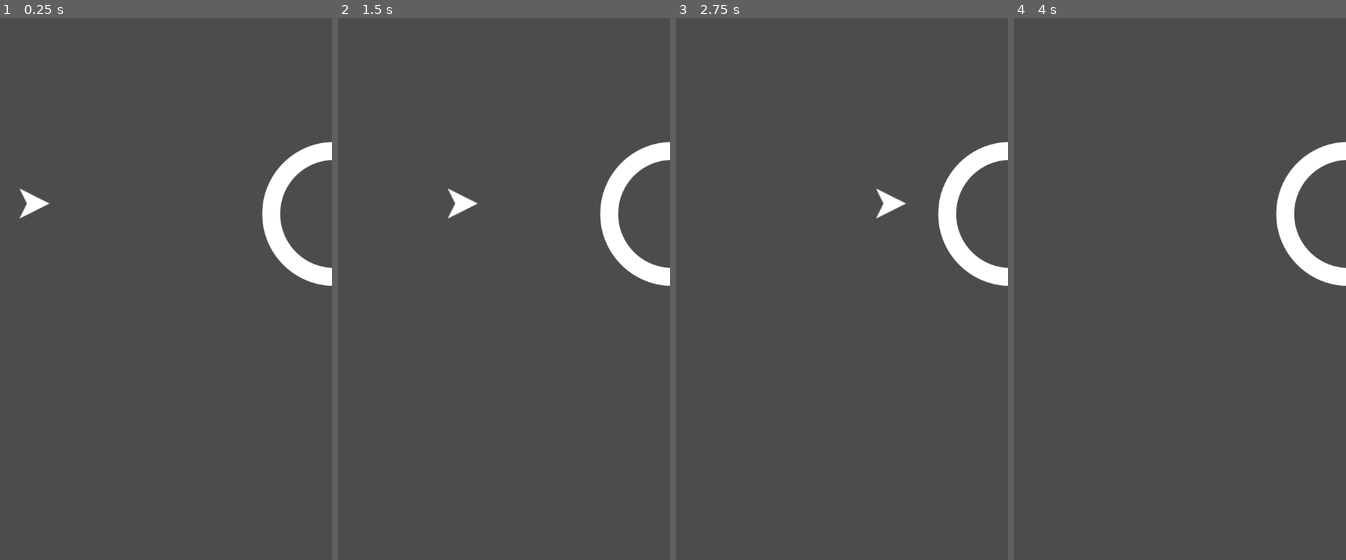
Above: before the commit, frames 1-4 (left to right).
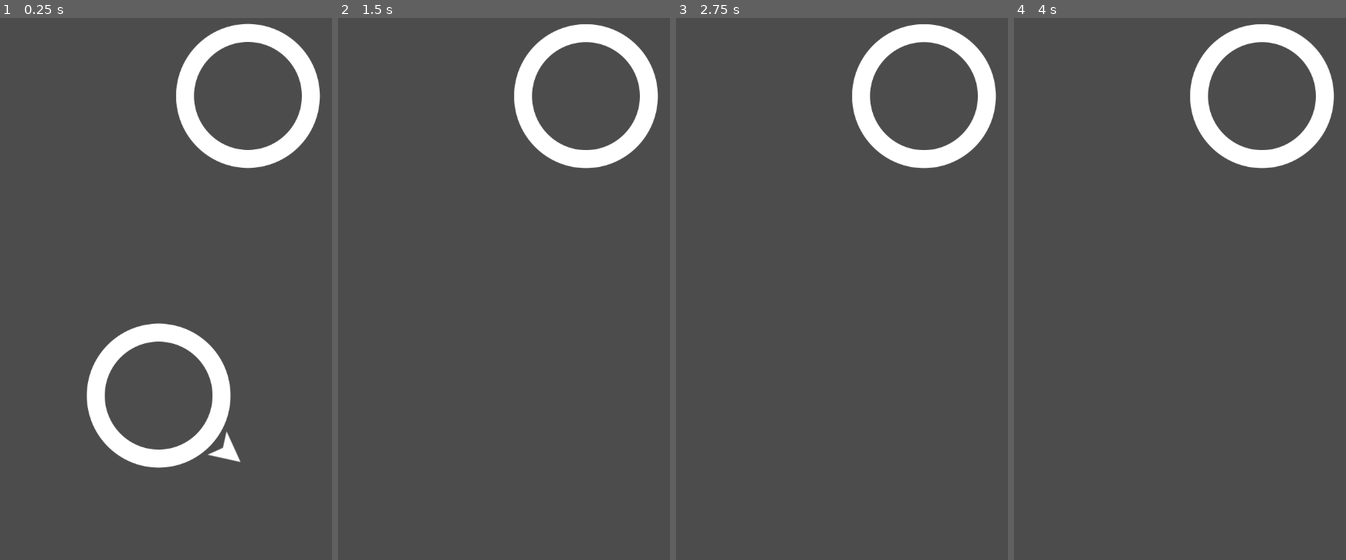
Above: after the commit, the same moments.

Repository: Domogo/circleJump
Game: Godot game, scene res://Main.tscn
The game is run twice, just before and just after one commit, with the same random seed, the same clock (stepped at 60 frames per second) and the same inputs. Before the commit the project has no main scene; this scene is started directly in both runs.
Inputs (mouse positions are in pixels of both pictures, inside the frame that each line leads up to):
- Up to frame 1 (0.25 s): no input
- Up to frame 2 (1.5 s): move the mouse to (573, 218) at 0.52 s; click (573, 218) at 0.67 s; move the mouse to (427, 283) at 1.27 s; click (427, 283) at 1.42 s
- Up to frame 3 (2.75 s): move the mouse to (868, 115) at 2.02 s; click (868, 115) at 2.17 s
- Up to frame 4 (4 s): move the mouse to (1153, 375) at 2.77 s; click (1153, 375) at 2.92 s; move the mouse to (1276, 343) at 3.52 s; click (1276, 343) at 3.67 s

The runs differ from the first frame. In frame 1, 11% of the frame differs, in the area x 5-100%, y 0-84%; in frame 2, 6.3%; in frame 3, 6.3%; in frame 4, 6.1%.

Commit message:
capture animation, arrow trail

Diff:
--- a/Circle.gd
+++ /dev/null
@@ -1,20 +0,0 @@
-extends Area2D
-
-onready var orbit_position = $Pivot/OrbitPosition
-
-var radius = 100
-var rotation_speed = PI
-
-func _ready():
-	init()
-
-func init(_radius=radius):
-	radius = _radius
-	$CollisionShape2D.shape = $CollisionShape2D.shape.duplicate()
-	$CollisionShape2D.shape.radius = radius
-	var img_size = $Sprite.texture.get_size().x / 2
-	$Sprite.scale = Vector2(1, 1) * radius / img_size
-	orbit_position.position.x = radius + 25
-
-func _process(delta):
-	$Pivot.rotation += rotation_speed * delta
--- /dev/null
+++ b/Main.gd
@@ -0,0 +1,32 @@
+extends Node
+
+var Circle = preload("res://objects/Circle.tscn")
+var Jumper = preload("res://objects/Jumper.tscn")
+
+var player
+
+func _ready():
+	randomize()
+	new_game()
+
+func new_game():
+	$Camera2D.position = $StartPosition.position
+	player = Jumper.instance()
+	player.position = $StartPosition.position
+	add_child(player)
+	player.connect("captured", self, "_on_Jumper_captured")
+	spawn_circle($StartPosition.position)
+
+func spawn_circle(_position=null):
+	var c = Circle.instance()
+	if !_position:
+		var x = rand_range(-150, 150)
+		var y = rand_range(-500, -400)
+		_position = player.target.position + Vector2(x, y)
+	add_child(c)
+	c.init(_position)
+
+func _on_Jumper_captured(object):
+	$Camera2D.position = object.position
+	object.capture()
+	call_deferred("spawn_circle")
--- a/Main.tscn
+++ b/Main.tscn
@@ -1,12 +1,16 @@
-[gd_scene load_steps=3 format=2]
+[gd_scene load_steps=2 format=2]
 
-[ext_resource path="res://objects/Circle.tscn" type="PackedScene" id=1]
-[ext_resource path="res://objects/Jumper.tscn" type="PackedScene" id=2]
+[ext_resource path="res://Main.gd" type="Script" id=1]
 
 [node name="Main" type="Node"]
+script = ExtResource( 1 )
 
-[node name="Circle" parent="." instance=ExtResource( 1 )]
-position = Vector2( 482.87, 375.49 )
+[node name="StartPosition" type="Position2D" parent="."]
+position = Vector2( 236.529, 786.855 )
 
-[node name="Jumper" parent="." instance=ExtResource( 2 )]
-position = Vector2( 43.0499, 361.14 )
+[node name="Camera2D" type="Camera2D" parent="."]
+position = Vector2( 236.774, 789.247 )
+offset = Vector2( 0, -200 )
+current = true
+smoothing_enabled = true
+smoothing_speed = 8.0
--- a/objects/Circle.gd
+++ b/objects/Circle.gd
@@ -5,10 +5,8 @@
 var radius = 100
 var rotation_speed = PI
 
-func _ready():
-	init()
-
-func init(_radius=radius):
+func init(_position, _radius=radius):
+	position = _position
 	radius = _radius
 	$CollisionShape2D.shape = $CollisionShape2D.shape.duplicate()
 	$CollisionShape2D.shape.radius = radius
@@ -18,3 +16,11 @@
 
 func _process(delta):
 	$Pivot.rotation += rotation_speed * delta
+
+func implode():
+	$AnimationPlayer.play("implode")
+	yield($AnimationPlayer, "animation_finished")
+	queue_free()
+
+func capture():
+	$AnimationPlayer.play("capture")
--- a/objects/Circle.tscn
+++ b/objects/Circle.tscn
@@ -1,20 +1,93 @@
-[gd_scene load_steps=6 format=2]
+[gd_scene load_steps=8 format=2]
 
-[ext_resource path="res://Circle.gd" type="Script" id=1]
+[ext_resource path="res://objects/Circle.gd" type="Script" id=1]
 [ext_resource path="res://objects/color.shader" type="Shader" id=2]
 [ext_resource path="res://assets/images/circle1_n.png" type="Texture" id=3]
 
 [sub_resource type="ShaderMaterial" id=1]
 shader = ExtResource( 2 )
-shader_param/color = Color( 0.145098, 0.811765, 0.25098, 1 )
+shader_param/color = Color( 0.266667, 1, 0, 1 )
 
 [sub_resource type="CircleShape2D" id=2]
-radius = 132.523
+radius = 128.501
+
+[sub_resource type="Animation" id=4]
+resource_name = "capture"
+tracks/0/type = "value"
+tracks/0/path = NodePath("SpriteEffect:visible")
+tracks/0/interp = 1
+tracks/0/loop_wrap = true
+tracks/0/imported = false
+tracks/0/enabled = true
+tracks/0/keys = {
+"times": PoolRealArray( 0, 0.2 ),
+"transitions": PoolRealArray( 1, 1 ),
+"update": 1,
+"values": [ true, false ]
+}
+tracks/1/type = "value"
+tracks/1/path = NodePath("SpriteEffect:scale")
+tracks/1/interp = 1
+tracks/1/loop_wrap = true
+tracks/1/imported = false
+tracks/1/enabled = true
+tracks/1/keys = {
+"times": PoolRealArray( 0, 0.2 ),
+"transitions": PoolRealArray( 1, 1 ),
+"update": 0,
+"values": [ Vector2( 1, 1 ), Vector2( 1.4, 1.4 ) ]
+}
+tracks/2/type = "value"
+tracks/2/path = NodePath("SpriteEffect:self_modulate")
+tracks/2/interp = 1
+tracks/2/loop_wrap = true
+tracks/2/imported = false
+tracks/2/enabled = true
+tracks/2/keys = {
+"times": PoolRealArray( 0, 0.2 ),
+"transitions": PoolRealArray( 1, 1 ),
+"update": 0,
+"values": [ Color( 1, 1, 1, 0 ), Color( 1, 1, 1, 0.160784 ) ]
+}
+
+[sub_resource type="Animation" id=3]
+resource_name = "implode"
+tracks/0/type = "value"
+tracks/0/path = NodePath(".:scale")
+tracks/0/interp = 1
+tracks/0/loop_wrap = true
+tracks/0/imported = false
+tracks/0/enabled = true
+tracks/0/keys = {
+"times": PoolRealArray( 0, 0.4 ),
+"transitions": PoolRealArray( 1, 1 ),
+"update": 0,
+"values": [ Vector2( 1, 1 ), Vector2( 1e-05, 1e-05 ) ]
+}
+tracks/1/type = "value"
+tracks/1/path = NodePath(".:modulate")
+tracks/1/interp = 1
+tracks/1/loop_wrap = true
+tracks/1/imported = false
+tracks/1/enabled = true
+tracks/1/keys = {
+"times": PoolRealArray( 0, 0.4 ),
+"transitions": PoolRealArray( 1, 1 ),
+"update": 0,
+"values": [ Color( 1, 1, 1, 1 ), Color( 1, 1, 1, 0 ) ]
+}
 
 [node name="Circle" type="Area2D"]
+position = Vector2( 244.189, 503.368 )
 script = ExtResource( 1 )
 
 [node name="Sprite" type="Sprite" parent="."]
+material = SubResource( 1 )
+texture = ExtResource( 3 )
+
+[node name="SpriteEffect" type="Sprite" parent="."]
+visible = false
+self_modulate = Color( 1, 1, 1, 0.4 )
 material = SubResource( 1 )
 texture = ExtResource( 3 )
 
@@ -24,3 +97,7 @@
 [node name="Pivot" type="Node2D" parent="."]
 
 [node name="OrbitPosition" type="Position2D" parent="Pivot"]
+
+[node name="AnimationPlayer" type="AnimationPlayer" parent="."]
+anims/capture = SubResource( 4 )
+anims/implode = SubResource( 3 )
--- a/objects/Jumper.gd
+++ b/objects/Jumper.gd
@@ -1,23 +1,34 @@
 extends Area2D
 
+signal captured
+
+onready var trail = $Trail/Points
 var velocity = Vector2(100, 0)
 var jump_speed = 1000
 var target = null
+var trail_length = 25
 
 func _unhandled_input(event):
 	if target and event is InputEventScreenTouch and event.is_pressed():
 		jump()
 
 func jump():
+	target.implode()
 	target = null
 	velocity = transform.x * jump_speed
 
 func _on_Jumper_area_entered(area):
 	target = area
+	target.get_node("Pivot").rotation = (position - target.position).angle()
 	velocity = Vector2.ZERO
+	emit_signal("captured", area)
 
 func _physics_process(delta):
 	if target:
 		transform = target.orbit_position.global_transform
+		trail.remove_point(0)
 	else:
 		position += velocity * delta
+		if trail.points.size() > trail_length:
+			trail.remove_point(0)
+		trail.add_point(position)
--- a/objects/Jumper.tscn
+++ b/objects/Jumper.tscn
@@ -1,18 +1,21 @@
-[gd_scene load_steps=5 format=2]
+[gd_scene load_steps=6 format=2]
 
 [ext_resource path="res://objects/Jumper.gd" type="Script" id=1]
 [ext_resource path="res://objects/color.shader" type="Shader" id=2]
 [ext_resource path="res://assets/images/jumper.png" type="Texture" id=3]
 
-[sub_resource type="ShaderMaterial" id=2]
+[sub_resource type="ShaderMaterial" id=1]
 shader = ExtResource( 2 )
-shader_param/color = Color( 0.337255, 0.768627, 0.384314, 1 )
+shader_param/color = Color( 0.933333, 0.215686, 0.0980392, 1 )
+
+[sub_resource type="Gradient" id=2]
+colors = PoolColorArray( 0.839844, 0.65072, 0.324783, 0, 0.957031, 0.734713, 0.310287, 1 )
 
 [node name="Jumper" type="Area2D"]
 script = ExtResource( 1 )
 
 [node name="Sprite" type="Sprite" parent="."]
-material = SubResource( 2 )
+material = SubResource( 1 )
 rotation = 1.5708
 texture = ExtResource( 3 )
 
@@ -21,4 +24,14 @@
 polygon = PoolVector2Array( 20.4694, 0.0925903, -21.0395, -20.6619, -20.6621, 20.4697 )
 
 [node name="VisibilityNotifier2D" type="VisibilityNotifier2D" parent="."]
+
+[node name="Trail" type="Node" parent="."]
+
+[node name="Points" type="Line2D" parent="Trail"]
+z_index = -2
+gradient = SubResource( 2 )
+texture_mode = 92274738
+joint_mode = 2
+begin_cap_mode = 2
+end_cap_mode = 2
 [connection signal="area_entered" from="." to="." method="_on_Jumper_area_entered"]
--- a/project.godot
+++ b/project.godot
@@ -16,6 +16,7 @@
 [application]
 
 config/name="circle_jump"
+run/main_scene="res://Main.tscn"
 config/icon="res://icon.png"
 
 [display]
